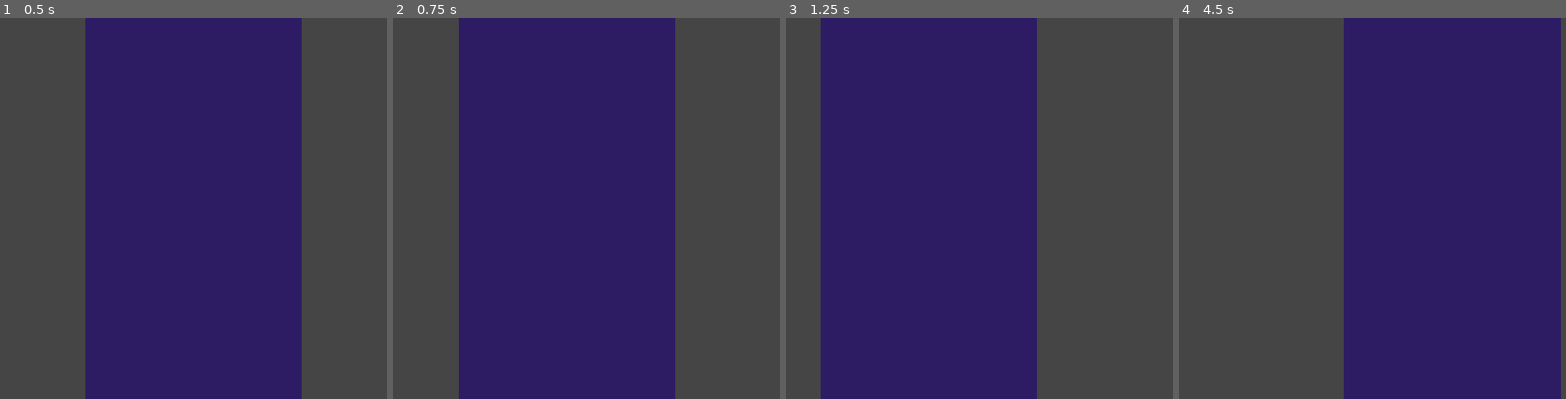
Above: before the commit, frames 1-4 (left to right).
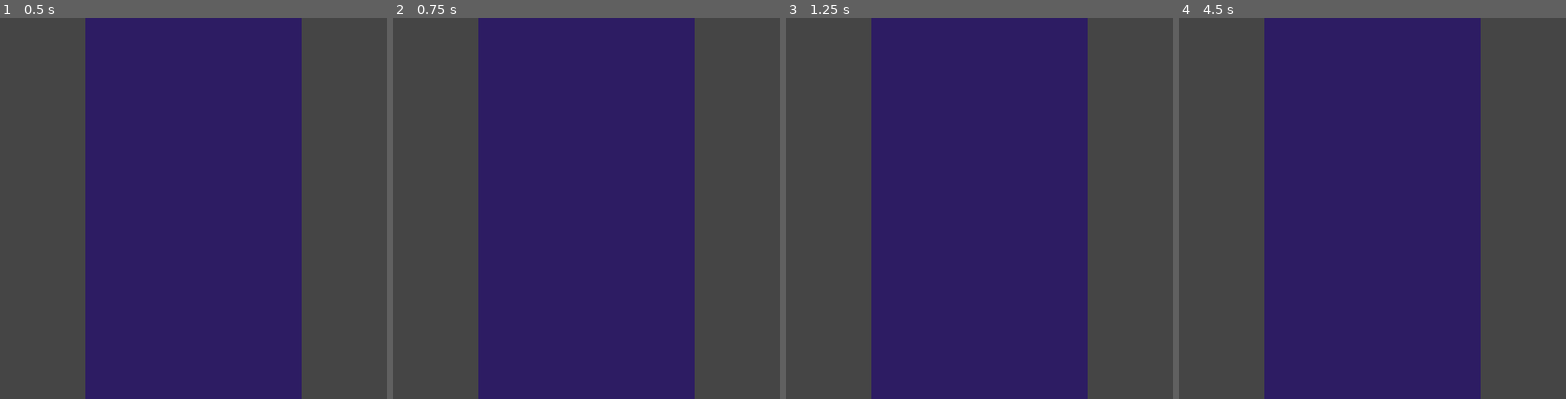
Above: after the commit, the same moments.

Repository: crissoll/Fail-Safe-Game-Jam
Game: Godot game, scene res://scenes/levels/basic_level.tscn
Two runs of this game, one before a commit and one after it. Both use one fixed random seed, a clock stepped at 60 frames per second and the inputs below.
Inputs:
- Up to frame 1 (0.5 s): no input
- Up to frame 2 (0.75 s): tap Enter (ui_accept) at 0.5 s; hold Right (ui_right) from 0.53 s (still down)
- Up to frame 3 (1.25 s): keep holding Right (ui_right); tap Enter (ui_accept) at 0.77 s
- Up to frame 4 (4.5 s): release Right (ui_right) at 1.28 s; hold Left (ui_left) 1.28-2.03 s; tap Enter (ui_accept) at 1.52, 3.02, 3.77 s; hold Right (ui_right) 2.03-3.53 s; hold Left (ui_left) from 3.53 s (still down)

Frame 1 is identical in both runs. In frame 2, 10% of the frame differs, in the area x 17-78%, y 0-100%; in frame 3, 26%; in frame 4, 41%, in the area x 22-99%, y 0-100%.

Commit message:
jellyfish

Diff:
--- a/first-prototype----dropper-/project.godot
+++ b/first-prototype----dropper-/project.godot
@@ -15,10 +15,27 @@
 config/features=PackedStringArray("4.7", "Forward Plus")
 config/icon="res://icon.svg"
 
+[autoload]
+
+GameManager="*uid://dvu8e3616qcd1"
+
 [display]
 
 window/stretch/mode="canvas_items"
 window/stretch/aspect="expand"
+
+[input]
+
+left={
+"deadzone": 0.2,
+"events": [Object(InputEventKey,"resource_local_to_scene":false,"resource_name":"","device":-1,"window_id":0,"alt_pressed":false,"shift_pressed":false,"ctrl_pressed":false,"meta_pressed":false,"pressed":false,"keycode":0,"physical_keycode":65,"key_label":0,"unicode":97,"location":0,"echo":false,"script":null)
+]
+}
+right={
+"deadzone": 0.2,
+"events": [Object(InputEventKey,"resource_local_to_scene":false,"resource_name":"","device":-1,"window_id":0,"alt_pressed":false,"shift_pressed":false,"ctrl_pressed":false,"meta_pressed":false,"pressed":false,"keycode":0,"physical_keycode":68,"key_label":0,"unicode":100,"location":0,"echo":false,"script":null)
+]
+}
 
 [layer_names]
 
--- /dev/null
+++ b/first-prototype----dropper-/scenes/game-objects/jellyfish.tscn
@@ -0,0 +1,17 @@
+[gd_scene format=3 uid="uid://bfda0qeec7nmx"]
+
+[ext_resource type="Script" uid="uid://4s070rmivam7" path="res://scripts/classes/jellyfish.gd" id="1_7esg0"]
+
+[sub_resource type="CapsuleShape2D" id="CapsuleShape2D_usvy1"]
+
+[node name="Jellyfish" type="Node2D" unique_id=1929911465]
+script = ExtResource("1_7esg0")
+
+[node name="StaticBody2D" type="Area2D" parent="." unique_id=1595808726]
+collision_mask = 8
+
+[node name="CollisionShape2D" type="CollisionShape2D" parent="StaticBody2D" unique_id=1734178472]
+rotation = 1.5707964
+shape = SubResource("CapsuleShape2D_usvy1")
+
+[connection signal="body_entered" from="StaticBody2D" to="." method="_on_static_body_2d_body_entered"]
--- a/first-prototype----dropper-/scenes/levels/basic_level.tscn
+++ b/first-prototype----dropper-/scenes/levels/basic_level.tscn
@@ -3,9 +3,12 @@
 [ext_resource type="PackedScene" uid="uid://r7k1qw2pa4l7" path="res://scenes/player.tscn" id="1_m3wy8"]
 [ext_resource type="PackedScene" uid="uid://boiq8madn315w" path="res://scenes/game-objects/obstacle.tscn" id="2_0e48y"]
 [ext_resource type="PackedScene" uid="uid://ds6067ev8qkh7" path="res://scenes/levels/empty_level.tscn" id="3_56njm"]
+[ext_resource type="PackedScene" uid="uid://bfda0qeec7nmx" path="res://scenes/game-objects/jellyfish.tscn" id="4_7fkf7"]
+[ext_resource type="Script" uid="uid://dvu8e3616qcd1" path="res://scripts/autoloads/game_manager.gd" id="4_kuyue"]
 
 [sub_resource type="TileSetScenesCollectionSource" id="TileSetScenesCollectionSource_tn7vo"]
 scenes/1/scene = ExtResource("2_0e48y")
+scenes/2/scene = ExtResource("4_7fkf7")
 
 [sub_resource type="TileSet" id="TileSet_u25ut"]
 sources/1 = SubResource("TileSetScenesCollectionSource_tn7vo")
@@ -23,6 +26,7 @@
 camera_change_speed = 600.0
 
 [node name="FixedObstacles" type="TileMapLayer" parent="." unique_id=1618841191]
+tile_map_data = PackedByteArray(0, 0, 1, 0, 15, 0, 1, 0, 0, 0, 0, 0, 2, 0, 254, 255, 31, 0, 1, 0, 0, 0, 0, 0, 2, 0)
 tile_set = SubResource("TileSet_u25ut")
 
 [node name="obstacles" type="Node2D" parent="." unique_id=1045298879]
@@ -70,3 +74,7 @@
 [node name="obstacle11" parent="obstacles" unique_id=116788389 instance=ExtResource("2_0e48y")]
 position = Vector2(238.00002, 1478.0001)
 scale = Vector2(5.014598, 1.521738)
+
+[node name="GameManager" type="Node2D" parent="." unique_id=326495801]
+script = ExtResource("4_kuyue")
+bounce_velocity = -80
--- /dev/null
+++ b/first-prototype----dropper-/scripts/autoloads/game_manager.gd
@@ -0,0 +1,8 @@
+extends Node
+
+func _ready() -> void:
+	pass
+
+
+func _process(delta: float) -> void:
+	pass
--- /dev/null
+++ b/first-prototype----dropper-/scripts/classes/jellyfish.gd
@@ -0,0 +1,20 @@
+extends Node2D
+class_name JellyFish
+
+@export var bounce_velocity : int = - 90
+
+
+func _ready() -> void:
+	pass # Replace with function body.
+
+
+# Called every frame. 'delta' is the elapsed time since the previous frame.
+func _process(delta: float) -> void:
+	pass
+
+
+func _on_static_body_2d_body_entered(body: Player) -> void:
+	if body is Player and body.has_method("apply_vertical_impulse"):
+		body.apply_vertical_impulse(bounce_velocity)
+		print("entered")
+		queue_free()
--- a/first-prototype----dropper-/scripts/classes/player.gd
+++ b/first-prototype----dropper-/scripts/classes/player.gd
@@ -28,20 +28,24 @@
 		camera.position.y *= -1
 	upside_down = false
 
+func apply_vertical_impulse(impulse_value):
+	linear_velocity.y = impulse_value
+
 func _ready() -> void:
 	reversed_camera_pos = camera.position
 	reversed_camera_pos.y *= -1
 
-func _process(delta: float) -> void:
+func _physics_process(delta: float) -> void:
 	if (reverse_camera):
 		camera.position.y -= camera_change_speed * delta
 		if(camera.position.y < reversed_camera_pos.y):
 			reverse_camera = false
 			camera.position = reversed_camera_pos
 		return
+
 	if Input.is_action_just_pressed(&"ui_accept"):
 		reset()
-	var mov_vec := Input.get_axis(&"ui_left",&"ui_right")
+	var mov_vec := Input.get_axis(&"left",&"right")
 	linear_velocity.x = (mov_vec * move_speed)
 
 	if(abs(linear_velocity.y) < max_y_speed):
Not shown, added: first-prototype----dropper-/scripts/autoloads/game_manager.gd.uid
Not shown, added: first-prototype----dropper-/scripts/classes/jellyfish.gd.uid
